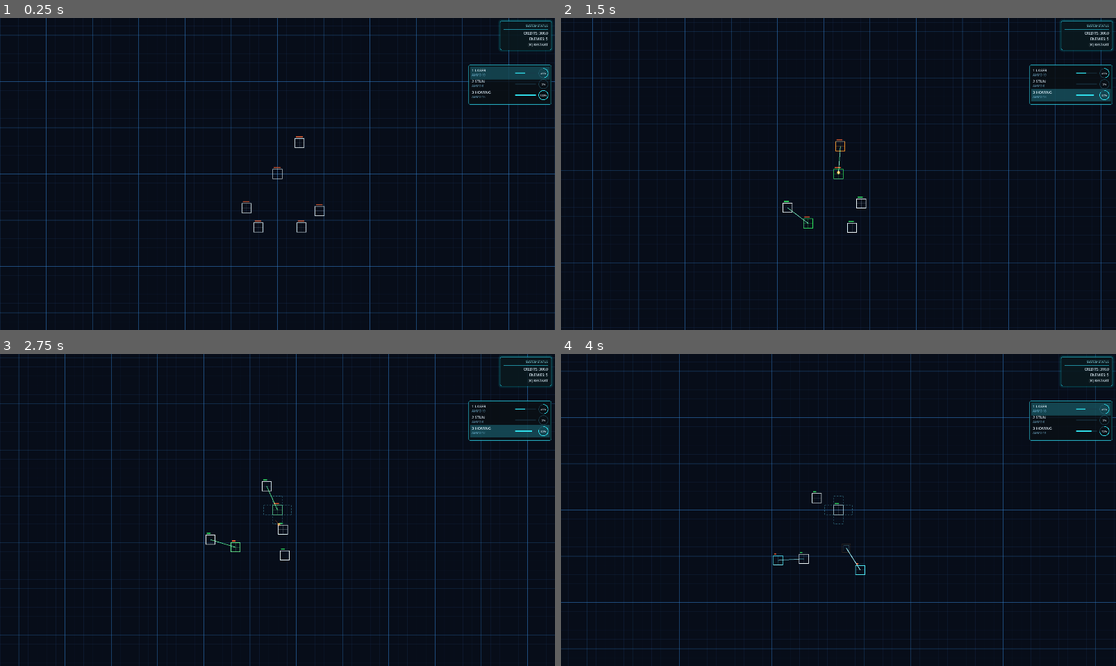
Above: before the commit, frames 1-4 (two rows, left to right).
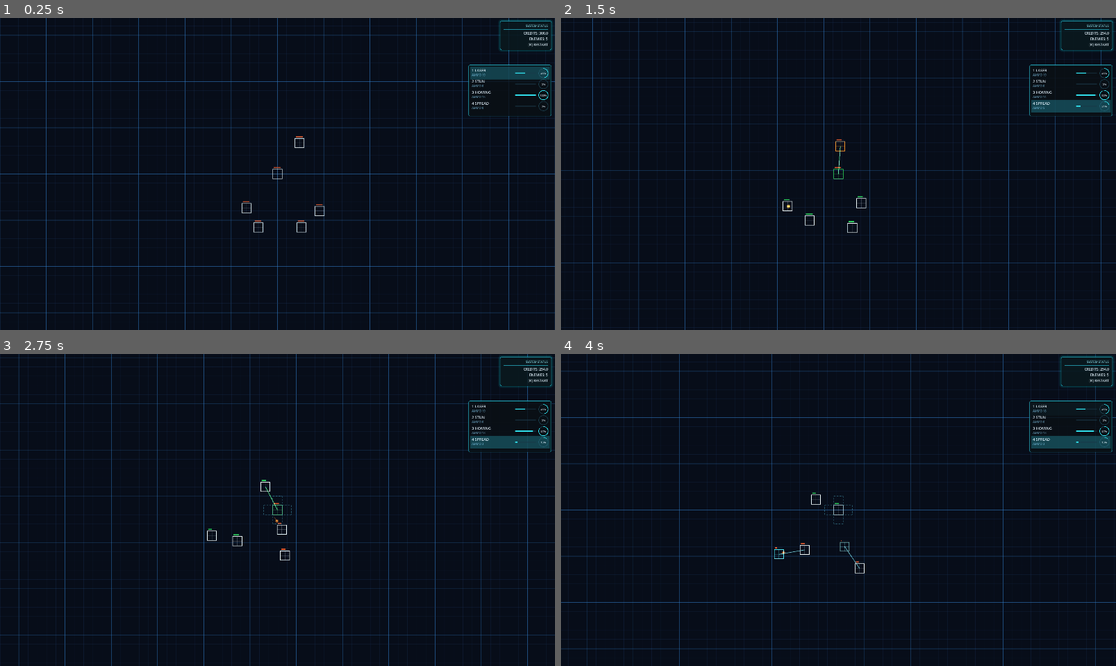
Above: after the commit, the same moments.

Repository: sudheej/neon.io
Game: Godot game, scene res://scenes/Main.tscn
The game is run twice, just before and just after one commit, with the same random seed, the same clock (stepped at 60 frames per second) and the same inputs.
Inputs (mouse positions are in pixels of both pictures, inside the frame that each line leads up to):
- Up to frame 1 (0.25 s): no input
- Up to frame 2 (1.5 s): move the mouse to (960, 158) at 0.52 s; hold D (move_right) 0.53-1.28 s; hold 3 (weapon_homing) 0.53-1.28 s; tap 4 (weapon_spread, bound only after the commit) at 0.8, 1.35 s; move the mouse to (727, 189) at 1.27 s; hold S (move_down) from 1.28 s (still down)
- Up to frame 3 (2.75 s): tap 3 (weapon_homing) at 1.55 s; move the mouse to (333, 441) at 2.02 s; release S (move_down) at 2.03 s; hold D (move_right) from 2.03 s (still down); hold E (expand_mode) from 2.03 s (still down); tap 4 (weapon_spread, bound only after the commit) at 2.3 s
- Up to frame 4 (4 s): move the mouse to (810, 572) at 2.77 s; release D (move_right) at 2.78 s; release E (expand_mode) at 2.78 s; hold W (move_up) 2.78-3.53 s; click (810, 572) at 2.85 s; tap 3 (weapon_homing) at 3.05 s; move the mouse to (1005, 556) at 3.52 s; hold A (move_left) from 3.53 s (still down); hold [ (select_prev_slot) from 3.53 s (still down); tap 4 (weapon_spread, bound only after the commit) at 3.8 s

The runs differ from the first frame. In frame 1, 0.1% of the frame differs, in the area x 84-100%, y 26-32%; in frame 2, 1.2%; in frame 3, 1.3%; in frame 4, 1.5%, in the area x 38-100%, y 4-71%.

Commit message:
Repel effect and introducing pulse

Diff:
--- a/project.godot
+++ b/project.godot
@@ -37,6 +37,7 @@
 weapon_laser={"deadzone":0.5,"events":[Object(InputEventKey,"physical_keycode":49,"keycode":49,"unicode":49)]}
 weapon_stun={"deadzone":0.5,"events":[Object(InputEventKey,"physical_keycode":50,"keycode":50,"unicode":50)]}
 weapon_homing={"deadzone":0.5,"events":[Object(InputEventKey,"physical_keycode":51,"keycode":51,"unicode":51)]}
+weapon_spread={"deadzone":0.5,"events":[Object(InputEventKey,"physical_keycode":52,"keycode":52,"unicode":52)]}
 
 [rendering]
 
--- a/scenes/World.tscn
+++ b/scenes/World.tscn
@@ -76,7 +76,7 @@
 offset_left = -300.0
 offset_top = 162.0
 offset_right = -12.0
-offset_bottom = 300.0
+offset_bottom = 340.0
 script = ExtResource("4")
 
 [node name="GameOver" type="CanvasLayer" parent="."]
--- a/scripts/ai/AIController.gd
+++ b/scripts/ai/AIController.gd
@@ -14,13 +14,13 @@
 var target_timer: float = 0.0
 var profile: int = 0
 
-enum AIProfile { BALANCED, LASER, STUNNER, HOMING }
+enum AIProfile { BALANCED, LASER, STUNNER, HOMING, SPREADER }
 
 func _ready() -> void:
 	player = get_parent() as Node2D
 	if player != null and player.has_method("set_ai_enabled"):
 		player.set_ai_enabled(true)
-	profile = randi() % 4
+	profile = randi() % 5
 
 func _process(delta: float) -> void:
 	if player == null or not is_instance_valid(player):
@@ -122,10 +122,17 @@
 				weapon_type = WeaponSlot.WeaponType.HOMING
 			else:
 				weapon_type = WeaponSlot.WeaponType.LASER
+		AIProfile.SPREADER:
+			if best_dist < 220.0:
+				weapon_type = WeaponSlot.WeaponType.SPREAD
+			else:
+				weapon_type = WeaponSlot.WeaponType.LASER
 		_:
 			if best_dist < 140.0:
 				weapon_type = WeaponSlot.WeaponType.STUN
-			elif best_dist < 260.0:
+			elif best_dist < 230.0:
+				weapon_type = WeaponSlot.WeaponType.SPREAD
+			elif best_dist < 300.0:
 				weapon_type = WeaponSlot.WeaponType.HOMING
 			else:
 				weapon_type = WeaponSlot.WeaponType.LASER
--- a/scripts/player/Player.gd
+++ b/scripts/player/Player.gd
@@ -12,6 +12,8 @@
 const HUMAN_DAMAGE_MULTIPLIER: float = 0.6
 const SPAWN_DURATION: float = 0.35
 const DEATH_DURATION: float = 0.45
+const COLLISION_PUSH_SCALE: float = 0.5
+const COLLISION_PULSE_LIFE: float = 0.18
 var velocity: Vector2 = Vector2.ZERO
 var xp: float = 300.0
 var expand_mode: bool = false
@@ -36,6 +38,7 @@
 
 var pulse_timer: float = 0.0
 var pulses: Array[Dictionary] = []
+var repel_pulses: Array[Dictionary] = []
 var spawn_timer: float = 0.0
 var death_timer: float = 0.0
 var is_dying: bool = false
@@ -82,6 +85,10 @@
 		pulses[i]["time"] -= delta
 		if pulses[i]["time"] <= 0.0:
 			pulses.remove_at(i)
+	for i in range(repel_pulses.size() - 1, -1, -1):
+		repel_pulses[i]["time"] -= delta
+		if repel_pulses[i]["time"] <= 0.0:
+			repel_pulses.remove_at(i)
 
 	queue_redraw()
 
@@ -102,6 +109,7 @@
 		target_vel *= 0.35
 	velocity = velocity.lerp(target_vel, 1.0 - pow(0.001, delta * ACCEL))
 	global_position += velocity * delta
+	_apply_soft_collisions(delta)
 
 func _unhandled_input(event: InputEvent) -> void:
 	if is_ai:
@@ -131,6 +139,9 @@
 		queue_redraw()
 	if event.is_action_pressed("weapon_homing"):
 		weapon_system.select_weapon_and_buy(WeaponSlot.WeaponType.HOMING)
+		queue_redraw()
+	if event.is_action_pressed("weapon_spread"):
+		weapon_system.select_weapon_and_buy(WeaponSlot.WeaponType.SPREAD)
 		queue_redraw()
 
 	if expand_mode and event.is_action_pressed("expand_place"):
@@ -213,6 +224,7 @@
 	_draw_death_fx()
 	_draw_spawn_fx()
 	_draw_cells()
+	_draw_repel_pulses()
 	if expand_mode:
 		_draw_expand_ghosts()
 	_draw_selected_slot_range()
@@ -251,6 +263,8 @@
 			return Color(0.2, 1.0, 0.4, 1.0)
 		WeaponSlot.WeaponType.HOMING:
 			return Color(1.0, 0.6, 0.15, 1.0)
+		WeaponSlot.WeaponType.SPREAD:
+			return Color(0.75, 0.4, 1.0, 1.0)
 		_:
 			return Color(1.0, 0.4, 0.4, 1.0)
 
@@ -274,6 +288,15 @@
 			"W":
 				draw_line(p1, p4, color, 2.0)
 
+func _draw_repel_pulses() -> void:
+	for pulse in repel_pulses:
+		var t = pulse["time"] / pulse["life"]
+		var radius = lerpf(6.0, 16.0, 1.0 - t)
+		var alpha = 0.5 * t
+		var color = Color(0.6, 0.9, 1.0, alpha)
+		var local_pos = to_local(pulse["pos"])
+		draw_arc(local_pos, radius, 0.0, TAU, 48, color, 1.2)
+
 func _draw_expand_ghosts() -> void:
 	var color := Color(0.4, 0.9, 1.0, 0.35)
 	for grid_pos in _get_valid_expand_cells():
@@ -344,6 +367,52 @@
 	var dirs = ["N", "E", "S", "W"]
 	pulses.append({"grid_pos": grid_pos, "dir": dirs[randi() % dirs.size()], "time": 0.2, "life": 0.2})
 
+func _apply_soft_collisions(_delta: float) -> void:
+	var others = get_tree().get_nodes_in_group("combatants")
+	var my_radius = _get_collision_radius()
+	for other in others:
+		var node = other as Node2D
+		if node == null or node == self:
+			continue
+		if not node.has_method("get_collision_radius"):
+			continue
+		var other_radius = node.get_collision_radius()
+		var to_me = global_position - node.global_position
+		var dist = to_me.length()
+		if dist < 0.001:
+			continue
+		var min_dist = my_radius + other_radius
+		if dist >= min_dist:
+			continue
+		var dir = to_me / dist
+		var push = (min_dist - dist) * COLLISION_PUSH_SCALE
+		global_position += dir * push
+		if push > 0.35:
+			_spawn_repel_pulse(global_position - dir * my_radius)
+
+func get_collision_radius() -> float:
+	return _get_collision_radius()
+
+func _get_collision_radius() -> float:
+	if shape == null or shape.cells.is_empty():
+		return PlayerShapeScript.CELL_SIZE * 0.5
+	var max_dist := 0.0
+	for grid_pos in shape.cells.keys():
+		var local_pos = shape.grid_to_local(grid_pos)
+		var dist = local_pos.length() + PlayerShapeScript.CELL_SIZE * 0.5
+		if dist > max_dist:
+			max_dist = dist
+	return max_dist
+
+func _spawn_repel_pulse(world_pos: Vector2) -> void:
+	if repel_pulses.size() > 10:
+		repel_pulses.pop_front()
+	repel_pulses.append({
+		"pos": world_pos,
+		"time": COLLISION_PULSE_LIFE,
+		"life": COLLISION_PULSE_LIFE
+	})
+
 func _get_spawn_t() -> float:
 	if SPAWN_DURATION <= 0.0:
 		return 1.0
--- a/scripts/ui/WeaponHud.gd
+++ b/scripts/ui/WeaponHud.gd
@@ -5,17 +5,20 @@
 const WEAPON_ORDER := [
 	WeaponSlot.WeaponType.LASER,
 	WeaponSlot.WeaponType.STUN,
-	WeaponSlot.WeaponType.HOMING
+	WeaponSlot.WeaponType.HOMING,
+	WeaponSlot.WeaponType.SPREAD
 ]
 const WEAPON_KEYS := {
 	WeaponSlot.WeaponType.LASER: "1",
 	WeaponSlot.WeaponType.STUN: "2",
-	WeaponSlot.WeaponType.HOMING: "3"
+	WeaponSlot.WeaponType.HOMING: "3",
+	WeaponSlot.WeaponType.SPREAD: "4"
 }
 const WEAPON_NAMES := {
 	WeaponSlot.WeaponType.LASER: "LASER",
 	WeaponSlot.WeaponType.STUN: "STUN",
-	WeaponSlot.WeaponType.HOMING: "HOMING"
+	WeaponSlot.WeaponType.HOMING: "HOMING",
+	WeaponSlot.WeaponType.SPREAD: "SPREAD"
 }
 
 const PADDING := Vector2(12.0, 10.0)
--- a/scripts/weapons/WeaponSlot.gd
+++ b/scripts/weapons/WeaponSlot.gd
@@ -1,7 +1,7 @@
 extends RefCounted
 class_name WeaponSlot
 
-enum WeaponType { LASER, STUN, HOMING }
+enum WeaponType { LASER, STUN, HOMING, SPREAD }
 
 var grid_pos: Vector2i
 var dir: Vector2i
--- a/scripts/weapons/WeaponSystem.gd
+++ b/scripts/weapons/WeaponSystem.gd
@@ -7,15 +7,23 @@
 const FIRE_COOLDOWN: float = 0.35
 const STUN_COST: float = 0.0
 const HOMING_COST: float = 0.0
+const SPREAD_COST: float = 0.0
 const LASER_PACK_COST: float = 4.0
 const STUN_PACK_COST: float = 8.0
 const HOMING_PACK_COST: float = 12.0
+const SPREAD_PACK_COST: float = 6.0
 const LASER_PACK_AMMO: int = 10
 const STUN_PACK_AMMO: int = 5
 const HOMING_PACK_AMMO: int = 3
+const SPREAD_PACK_AMMO: int = 6
 const LASER_CAPACITY: int = 40
 const STUN_CAPACITY: int = 20
 const HOMING_CAPACITY: int = 15
+const SPREAD_CAPACITY: int = 24
+const LASER_DAMAGE: float = 4.0
+const SPREAD_PRIMARY_MULT: float = 0.75
+const SPREAD_SECONDARY_MULT: float = 0.5
+const SPREAD_RADIUS: float = 140.0
 
 var player: Node2D
 var shape: Node
@@ -29,17 +37,20 @@
 var weapon_costs: Dictionary = {
 	WeaponSlot.WeaponType.LASER: 0.0,
 	WeaponSlot.WeaponType.STUN: STUN_COST,
-	WeaponSlot.WeaponType.HOMING: HOMING_COST
+	WeaponSlot.WeaponType.HOMING: HOMING_COST,
+	WeaponSlot.WeaponType.SPREAD: SPREAD_COST
 }
 var weapon_cooldowns: Dictionary = {
 	WeaponSlot.WeaponType.LASER: 0.55,
 	WeaponSlot.WeaponType.STUN: 0.42,
-	WeaponSlot.WeaponType.HOMING: 0.3
+	WeaponSlot.WeaponType.HOMING: 0.3,
+	WeaponSlot.WeaponType.SPREAD: 0.65
 }
 var weapon_ammo: Dictionary = {
 	WeaponSlot.WeaponType.LASER: 20,
 	WeaponSlot.WeaponType.STUN: 0,
-	WeaponSlot.WeaponType.HOMING: 15
+	WeaponSlot.WeaponType.HOMING: 15,
+	WeaponSlot.WeaponType.SPREAD: 0
 }
 var auto_reload: bool = true
 var preferred_target: Node2D = null
@@ -103,6 +114,8 @@
 			return STUN_PACK_COST
 		WeaponSlot.WeaponType.HOMING:
 			return HOMING_PACK_COST
+		WeaponSlot.WeaponType.SPREAD:
+			return SPREAD_PACK_COST
 		_:
 			return 0.0
 
@@ -114,6 +127,8 @@
 			return STUN_PACK_AMMO
 		WeaponSlot.WeaponType.HOMING:
 			return HOMING_PACK_AMMO
+		WeaponSlot.WeaponType.SPREAD:
+			return SPREAD_PACK_AMMO
 		_:
 			return 0
 
@@ -128,6 +143,8 @@
 			return STUN_CAPACITY
 		WeaponSlot.WeaponType.HOMING:
 			return HOMING_CAPACITY
+		WeaponSlot.WeaponType.SPREAD:
+			return SPREAD_CAPACITY
 		_:
 			return 0
 
@@ -139,6 +156,8 @@
 			return "Stun"
 		WeaponSlot.WeaponType.HOMING:
 			return "Homing"
+		WeaponSlot.WeaponType.SPREAD:
+			return "Spread"
 		_:
 			return "Unknown"
 
@@ -222,7 +241,7 @@
 	if target == null:
 		return
 
-	_fire_at_target(slot, origin, target)
+	_fire_at_target(slot, origin, target, enemies)
 	_consume_ammo(weapon_type, 1)
 	slot_cooldowns[slot] = weapon_cooldowns.get(weapon_type, FIRE_COOLDOWN)
 
@@ -253,19 +272,21 @@
 func set_preferred_target(target: Node2D) -> void:
 	preferred_target = target
 
-func _fire_at_target(slot: WeaponSlot, origin: Vector2, target: Node2D) -> void:
+func _fire_at_target(slot: WeaponSlot, origin: Vector2, target: Node2D, enemies: Array[Node]) -> void:
 	var world = get_tree().get_first_node_in_group("world") as Node
 	if world == null:
 		return
 
 	var local_pos = shape.grid_to_local(slot.grid_pos)
-	var damage = 4.0
+	var damage = LASER_DAMAGE
 	var stun_duration = 0.0
 	if slot.weapon_type == WeaponSlot.WeaponType.STUN:
 		stun_duration = 0.65
 		damage = 3.0
 	elif slot.weapon_type == WeaponSlot.WeaponType.HOMING:
 		damage = 7.0
+	elif slot.weapon_type == WeaponSlot.WeaponType.SPREAD:
+		damage = LASER_DAMAGE * SPREAD_PRIMARY_MULT
 
 	if slot.weapon_type == WeaponSlot.WeaponType.HOMING:
 		var homing = preload("res://scripts/weapons/projectiles/HomingShot.gd").new()
@@ -285,13 +306,66 @@
 				Color(0.2, 1.0, 0.4, 0.6),
 				Color(0.6, 1.0, 0.7, 0.9)
 			)
+		elif slot.weapon_type == WeaponSlot.WeaponType.SPREAD:
+			laser.setup(
+				origin,
+				target.global_position,
+				player,
+				local_pos,
+				target,
+				Color(0.75, 0.4, 1.0, 0.6),
+				Color(0.9, 0.65, 1.0, 0.9),
+				3.0,
+				1.2,
+				0.25,
+				0.8
+			)
 		else:
 			laser.setup(origin, target.global_position, player, local_pos, target)
 		world.add_child(laser)
 
+	if slot.weapon_type == WeaponSlot.WeaponType.SPREAD:
+		_spawn_spread_bursts(world, target.global_position, target, enemies)
+
 	if slot.weapon_type != WeaponSlot.WeaponType.HOMING:
 		if target.has_method("apply_damage"):
 			target.apply_damage(damage, stun_duration, player, slot.weapon_type)
+
+func _spawn_spread_bursts(world: Node, impact_pos: Vector2, primary_target: Node2D, enemies: Array[Node]) -> void:
+	var secondary_damage = LASER_DAMAGE * SPREAD_SECONDARY_MULT
+	var targets = _find_spread_targets(impact_pos, SPREAD_RADIUS, enemies, primary_target)
+	if targets.is_empty():
+		return
+	for target in targets:
+		var beam = preload("res://scripts/weapons/projectiles/LaserShot.gd").new()
+		beam.global_position = Vector2.ZERO
+		beam.setup(
+			impact_pos,
+			target.global_position,
+			null,
+			Vector2.ZERO,
+			target,
+			Color(0.7, 0.35, 1.0, 0.5),
+			Color(0.85, 0.55, 1.0, 0.8),
+			1.6,
+			0.7,
+			0.35,
+			1.2
+		)
+		world.add_child(beam)
+		if target.has_method("apply_damage"):
+			target.apply_damage(secondary_damage, 0.0, player, WeaponSlot.WeaponType.SPREAD)
+
+func _find_spread_targets(origin: Vector2, max_range: float, enemies: Array[Node], primary_target: Node2D) -> Array[Node2D]:
+	var targets: Array[Node2D] = []
+	for enemy in enemies:
+		var node = enemy as Node2D
+		if node == null or node == primary_target:
+			continue
+		var dist = origin.distance_to(node.global_position)
+		if dist <= max_range:
+			targets.append(node)
+	return targets
 
 func _set_slot_weapon(slot: WeaponSlot, weapon_type: int) -> void:
 	slot.weapon_type = weapon_type
--- a/scripts/weapons/projectiles/LaserShot.gd
+++ b/scripts/weapons/projectiles/LaserShot.gd
@@ -22,6 +22,11 @@
 var origin_offset: Vector2 = Vector2.ZERO
 var beam_color: Color = Color(0.4, 1.0, 1.0, 0.6)
 var core_color: Color = Color(0.8, 1.0, 1.0, 0.9)
+var beam_width: float = 3.0
+var core_width: float = 1.0
+var flicker_strength: float = 0.0
+var jitter_strength: float = 0.0
+var flicker_phase: float = 0.0
 var rng := RandomNumberGenerator.new()
 static var sfx_cache: Array[AudioStream] = []
 static var sfx_checked := false
@@ -49,7 +54,11 @@
 	p_origin_offset: Vector2 = Vector2.ZERO,
 	p_target_node: Node2D = null,
 	p_beam_color: Color = Color(0.4, 1.0, 1.0, 0.6),
-	p_core_color: Color = Color(0.8, 1.0, 1.0, 0.9)
+	p_core_color: Color = Color(0.8, 1.0, 1.0, 0.9),
+	p_beam_width: float = 3.0,
+	p_core_width: float = 1.0,
+	p_flicker_strength: float = 0.0,
+	p_jitter_strength: float = 0.0
 ) -> void:
 	start_pos = p_start
 	end_pos = p_end
@@ -58,6 +67,10 @@
 	target_node = p_target_node
 	beam_color = p_beam_color
 	core_color = p_core_color
+	beam_width = p_beam_width
+	core_width = p_core_width
+	flicker_strength = p_flicker_strength
+	jitter_strength = p_jitter_strength
 	global_position = start_pos
 	queue_redraw()
 
@@ -78,11 +91,23 @@
 		return
 	var t := time_left / LIFE
 	var color := beam_color
-	color.a *= t
+	var flicker := 1.0
+	if flicker_strength > 0.0:
+		flicker = 1.0 + sin(time_left * 38.0 + flicker_phase) * flicker_strength
+	color.a *= t * flicker
 	var core := core_color
-	core.a *= t
-	draw_line(Vector2.ZERO, to_local(end_pos), color, 3.0)
-	draw_line(Vector2.ZERO, to_local(end_pos), core, 1.0)
+	core.a *= t * flicker
+	var to_end := to_local(end_pos)
+	var normal := Vector2.ZERO
+	if jitter_strength > 0.0:
+		var dir = to_end.normalized()
+		if dir.length() > 0.0:
+			normal = Vector2(-dir.y, dir.x) * (sin(time_left * 32.0 + flicker_phase) * jitter_strength)
+	draw_line(Vector2.ZERO, to_end, color, beam_width * flicker)
+	draw_line(Vector2.ZERO, to_end, core, core_width * flicker)
+	if jitter_strength > 0.0:
+		var ghost_color = Color(color.r, color.g, color.b, color.a * 0.55)
+		draw_line(normal, to_end + normal, ghost_color, max(0.6, beam_width * 0.6))
 
 func _play_laser_sfx() -> void:
 	if laser_sfx.is_empty():
@@ -102,6 +127,9 @@
 	player.play()
 	player.finished.connect(player.queue_free)
 
+func _init() -> void:
+	flicker_phase = randf_range(0.0, TAU)
+
 func _load_imported_audio(source_path: String) -> AudioStream:
 	var import_path := source_path + ".import"
 	var cfg := ConfigFile.new()
